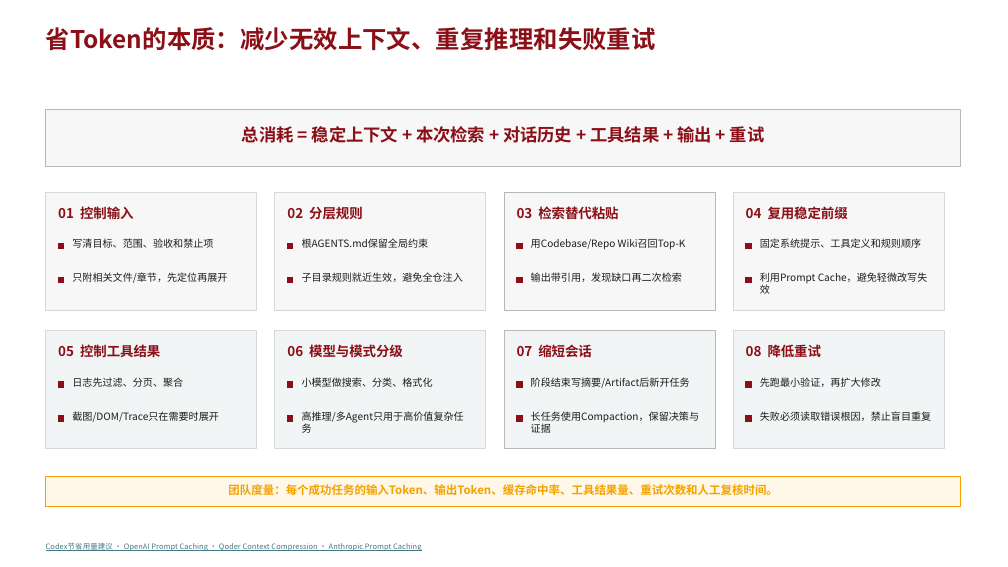
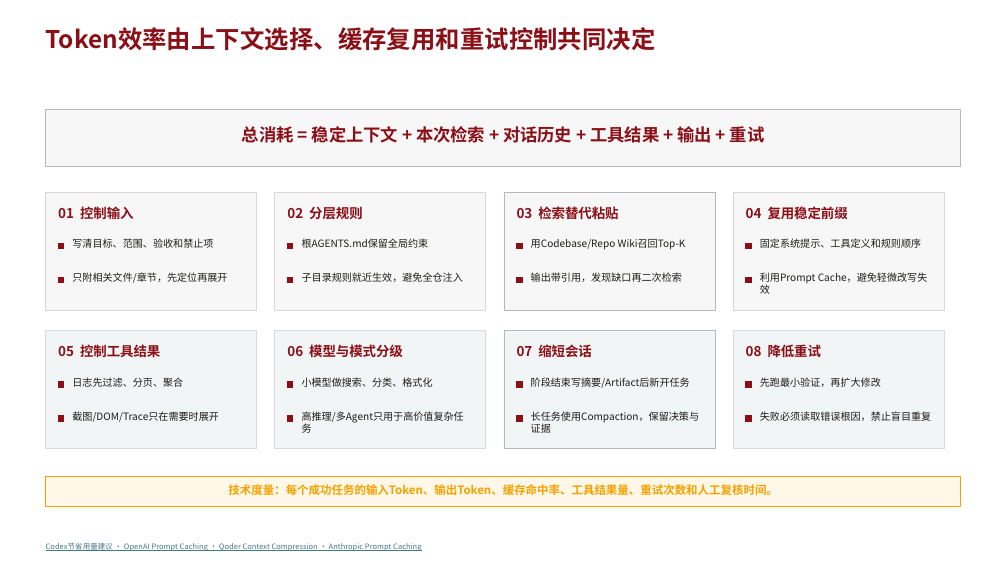
Before and after one commit to peter-liu1997/ai-solution-reports, a slide deck: slide 14 of AI-Coding-工具能力赋能-16页华为企业方案风格版.pptx. Drawn at 1008x567 pixels with LibreOffice and Linux fonts; fonts in the diff are those of the drawing. Boxes give left, top, right and bottom in pixels: in the first picture for what was removed or moved away, otherwise in the second. Text is boxed around its words. In the diff, an @@ line names an element or a change of style, - is before the commit and + after.

```diff
--- a/AI-Coding-工具能力赋能-16页华为企业方案风格版.pptx
+++ b/AI-Coding-工具能力赋能-16页华为企业方案风格版.pptx
@@ text at <box>46,27,656,51</box>: text changed @@
-省Token的本质：减少无效上下文、重复推理和失败重试
+Token效率由上下文选择、缓存复用和重试控制共同决定
@@ text at <box>228,484,778,495</box>: text changed @@
-团队度量：每个成功任务的输入Token、输出Token、缓存命中率、工具结果量、重试次数和人工复核时间。
+技术度量：每个成功任务的输入Token、输出Token、缓存命中率、工具结果量、重试次数和人工复核时间。
```
Also in this commit, not shown: 9 other slides changed, 2 slides added, 2 slides removed.
